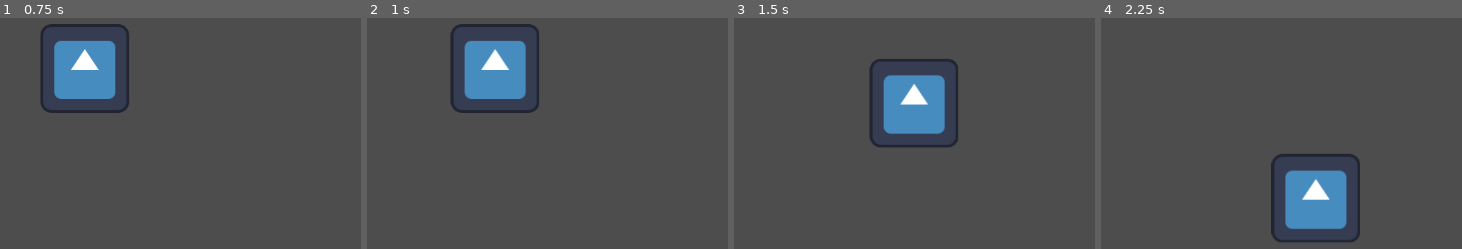
Above: before the commit, frames 1-4 (left to right).
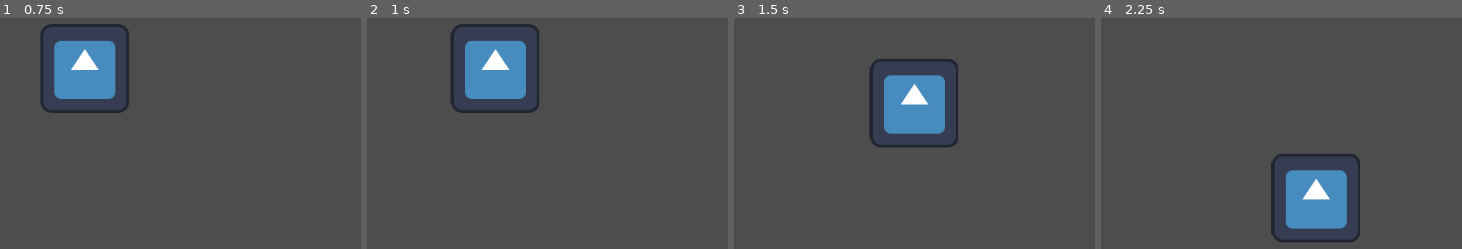
Above: after the commit, the same moments.

Repository: morbidskyy/ThatNightAtWolfstreet
Game: Godot game, scene res://scenes/main.tscn
Two runs of this game, one before a commit and one after it. Both use one fixed random seed, a clock stepped at 60 frames per second and the inputs below. The engine's default icon, where the game draws it, is replaced by a stand-in: a white triangle on a blue panel in a dark square.
Inputs:
- Up to frame 1 (0.75 s): tap Enter at 0.5 s; hold Right (ui_right) from 0.53 s (still down)
- Up to frame 2 (1 s): keep holding Right (ui_right)
- Up to frame 3 (1.5 s): release Right (ui_right) at 1.28 s; hold Down (ui_down) from 1.28 s (still down)
- Up to frame 4 (2.25 s): release Down (ui_down) at 2.03 s; hold Right (ui_right) from 2.03 s (still down)

Frame 1 is identical in both runs. In frame 2, 0.2% of the frame differs, in the area x 26-45%, y 10-35%; in frame 3, 0.2%; in frame 4, 0.3%, in the area x 50-72%, y 60-92%.

Commit message:
menu added

Diff:
--- a/project.godot
+++ b/project.godot
@@ -18,3 +18,7 @@
 [dotnet]
 
 project/assembly_name="that_night_at_wolfstreet"
+
+[rendering]
+
+textures/canvas_textures/default_texture_filter=0
--- /dev/null
+++ b/scenes/menu.tscn
@@ -0,0 +1,47 @@
+[gd_scene load_steps=2 format=3 uid="uid://bb2xht0jh0hh2"]
+
+[ext_resource type="Script" uid="uid://c62njcvsi1doy" path="res://scripts/menu_script.gd" id="1_yqeox"]
+
+[node name="menu" type="Node2D"]
+script = ExtResource("1_yqeox")
+
+[node name="buttons" type="Control" parent="."]
+layout_mode = 3
+anchors_preset = 0
+offset_right = 40.0
+offset_bottom = 40.0
+
+[node name="start_button" type="Button" parent="buttons"]
+layout_mode = 0
+offset_left = 425.0
+offset_top = 280.0
+offset_right = 728.0
+offset_bottom = 352.0
+text = "Start Game"
+
+[node name="options_button" type="Button" parent="buttons"]
+layout_mode = 0
+offset_left = 427.0
+offset_top = 367.0
+offset_right = 730.0
+offset_bottom = 439.0
+text = "Options"
+
+[node name="exit_button" type="Button" parent="buttons"]
+layout_mode = 0
+offset_left = 425.0
+offset_top = 456.0
+offset_right = 728.0
+offset_bottom = 528.0
+text = "Exit Game"
+
+[node name="Label" type="Label" parent="."]
+offset_left = 473.0
+offset_top = 66.0
+offset_right = 665.0
+offset_bottom = 192.0
+text = "That night at Wolfstreet"
+
+[connection signal="pressed" from="buttons/start_button" to="." method="_on_start_button_pressed"]
+[connection signal="pressed" from="buttons/options_button" to="." method="_on_options_button_pressed"]
+[connection signal="pressed" from="buttons/exit_button" to="." method="_on_exit_button_pressed"]
--- /dev/null
+++ b/scripts/menu_script.gd
@@ -0,0 +1,14 @@
+extends Node2D
+
+
+func _on_start_button_pressed() -> void:
+	get_tree().change_scene_to_file("res://scenes/menu.tscn")
+
+
+func _on_options_button_pressed() -> void:
+	pass # Replace with function body.
+	#get_tree().change_scene_to_file()
+
+
+func _on_exit_button_pressed() -> void:
+	get_tree().quit()
Not shown, added: scripts/menu_script.gd.uid
